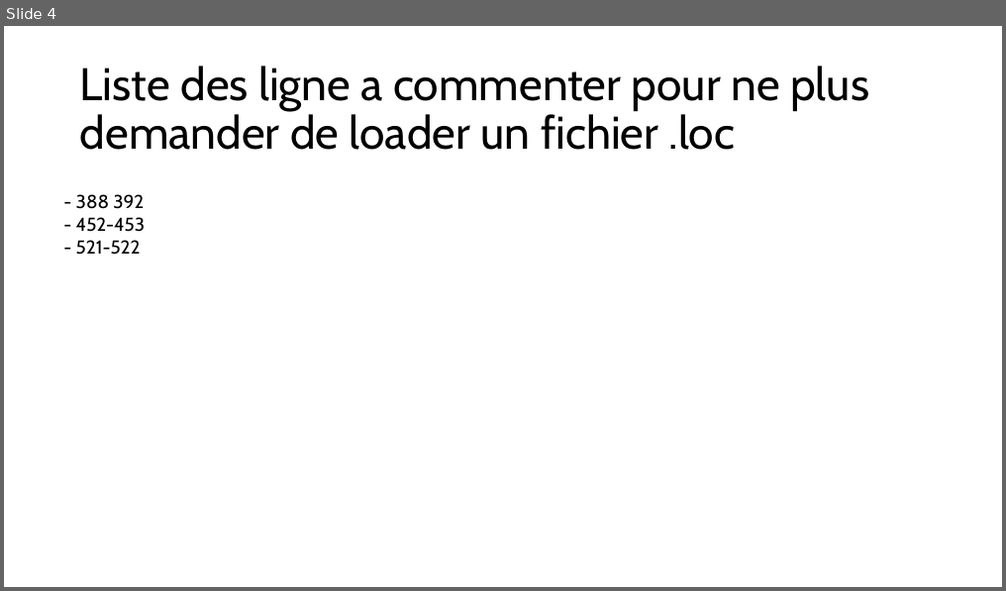
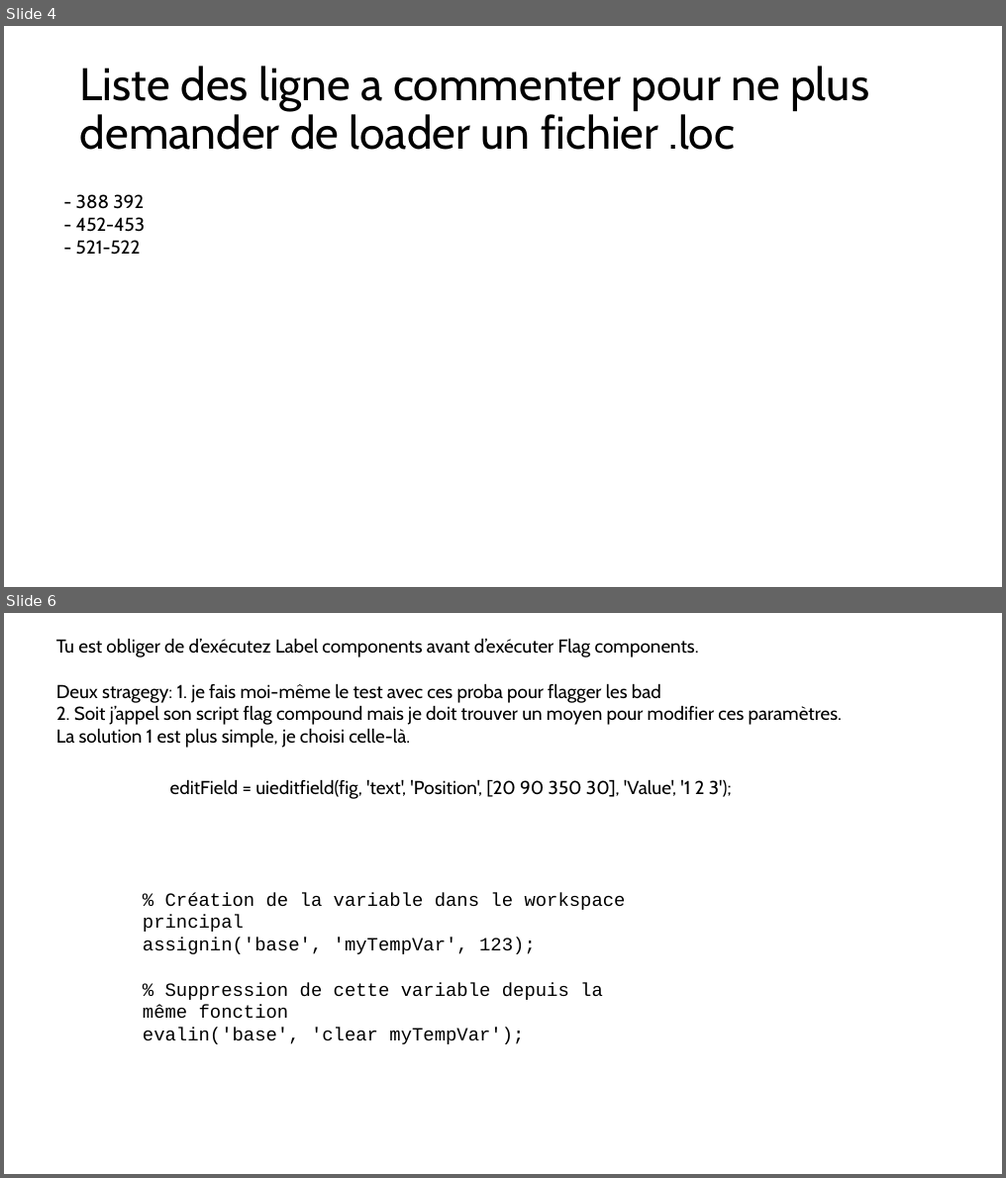
Before and after one commit to DePrettoM/EEGpal, a slide deck: dev/ICA_change.pptx. Shown one above the other, each under a label of ours: slide 4 before the commit, slides 4 and 6 after it; the slides between them are not shown. The pictures are 1006x591 and 1006x1178 pixels, drawn with LibreOffice and Linux fonts; fonts in the diff are those of the drawing. Boxes give left, top, right and bottom in pixels: in the first picture for what was removed or moved away, otherwise in the second. Text is boxed around its words. In the diff, an @@ line names an element or a change of style, - is before the commit and + after.

Commit message:
ICA developement
- add the automatic ICA Label Suggestion
- add the threshold adjustement of the ICAlabel
- add the edit number of component to display
- add assignin to make the EEG available for eeglab (dangerous but should be ok because I remove the variable as soon as not used anymore)

```diff
--- a/dev/ICA_change.pptx
+++ b/dev/ICA_change.pptx
@@ slide 6 added at [4,613,1002,1174], background #FFFFFF @@
@@ text added at [56,638,842,748], 18 pt, text #000000 @@
+Tu est obliger de d’exécutez Label components avant d’exécuter Flag components.
+Deux stragegy: 1. je fais moi-même le test avec ces proba pour flagger les bad
+2. Soit j’appel son script flag compound mais je doit trouver un moyen pour modifier ces paramètres.
+La solution 1 est plus simple, je choisi celle-là.
@@ text added at [170,779,732,799], 18 pt, text #000000 @@
+editField = uieditfield(fig, 'text', 'Position', [20 90 350 30], 'Value', '1 2 3');
@@ text added at [143,893,626,1045], 18 pt, text #000000 @@
+% Création de la variable dans le workspace principal
+assignin('base', 'myTempVar', 123);
+% Suppression de cette variable depuis la même fonction
+evalin('base', 'clear myTempVar');
```
Also in this commit, not shown: 1 other slide added, 1 other file.
